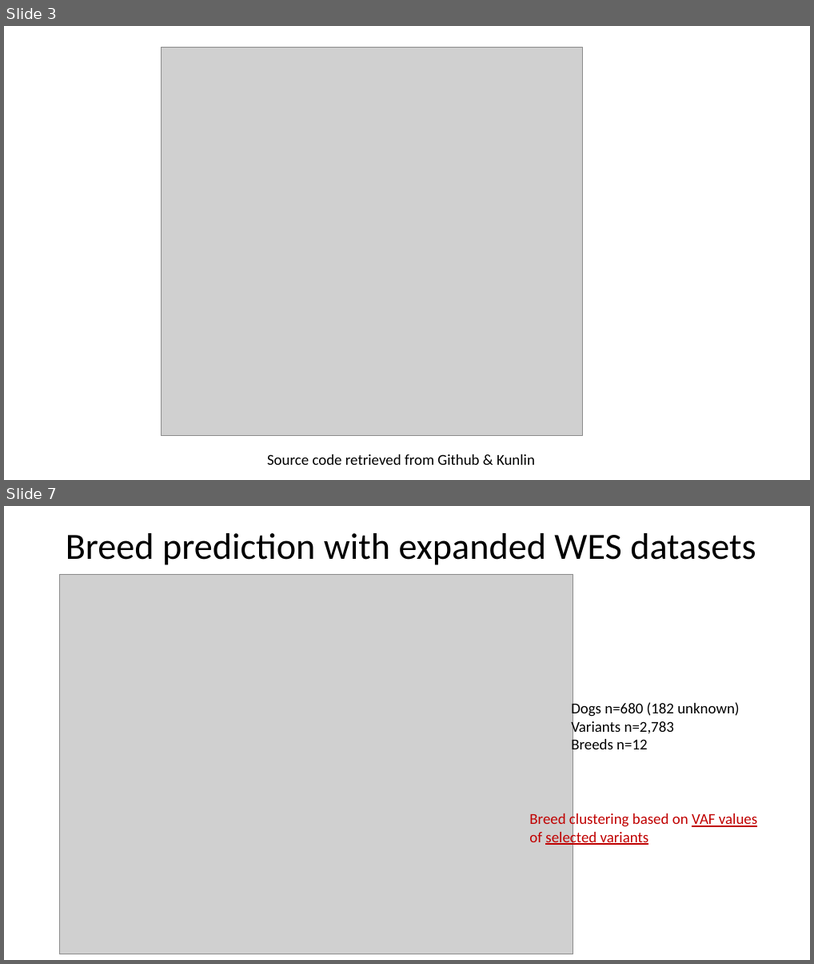
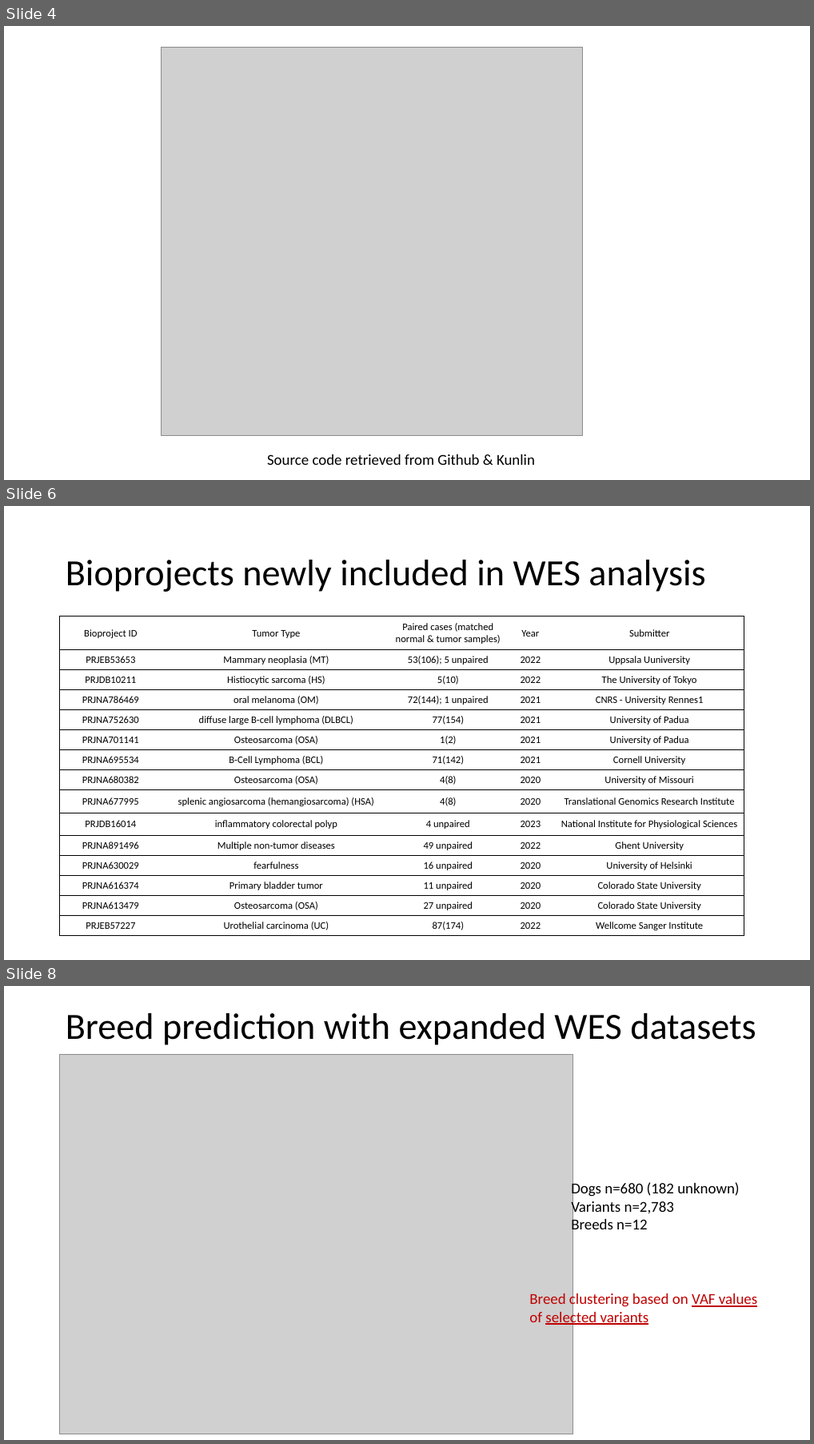
Before and after one commit to JingxuanChen7/canine_tumor_wes, a slide deck: doc/LabMeeting120123.pptx. Shown one above the other, each under a label of ours: slides 3 and 7 before the commit, slides 4, 6 and 8 after it; the slides between them are not shown. The pictures are 814x964 and 814x1444 pixels, drawn with LibreOffice and Linux fonts; fonts in the diff are those of the drawing; grey boxes stand for pictures. Boxes give left, top, right and bottom in pixels: in the first picture for what was removed or moved away, otherwise in the second. Text is boxed around its words. In the diff, an @@ line names an element or a change of style, - is before the commit and + after.

```diff
--- a/doc/LabMeeting120123.pptx
+++ b/doc/LabMeeting120123.pptx
@@ slide 6 added at [4, 506, 810, 960], background #FFFFFF @@
@@ title added at [66, 560, 706, 592], 44 pt, text #000000 @@
+Bioprojects newly included in WES analysis
@@ table added at [60, 616, 745, 936], 15 rows, 5 columns @@
+Bioproject ID | Tumor Type | Paired cases (matched normal & tumor samples) | Year | Submitter
+PRJEB53653 | Mammary neoplasia (MT) | 53(106); 5 unpaired | 2022 | Uppsala Uuniversity
+PRJDB10211 | Histiocytic sarcoma (HS) | 5(10) | 2022 | The University of Tokyo
+PRJNA786469 | oral melanoma (OM) | 72(144); 1 unpaired | 2021 | CNRS - University Rennes1
+PRJNA752630 | diffuse large B-cell lymphoma (DLBCL) | 77(154) | 2021 | University of Padua
+PRJNA701141 | Osteosarcoma (OSA) | 1(2) | 2021 | University of Padua
+PRJNA695534 | B-Cell Lymphoma (BCL) | 71(142) | 2021 | Cornell University
+PRJNA680382 | Osteosarcoma (OSA) | 4(8) | 2020 | University of Missouri
+PRJNA677995 | splenic angiosarcoma (hemangiosarcoma) (HSA) | 4(8) | 2020 | Translational Genomics Research Institute
+PRJDB16014 | inflammatory colorectal polyp | 4 unpaired | 2023 | National Institute for Physiological Sciences
+PRJNA891496 | Multiple non-tumor diseases | 49 unpaired | 2022 | Ghent University
+PRJNA630029 | fearfulness | 16 unpaired | 2020 | University of Helsinki
+PRJNA616374 | Primary bladder tumor | 11 unpaired | 2020 | Colorado State University
+PRJNA613479 | Osteosarcoma (OSA) | 27 unpaired | 2020 | Colorado State University
+PRJEB57227 | Urothelial carcinoma (UC) | 87(174) | 2022 | Wellcome Sanger Institute
@@ what was slide 3 is now slide 4 @@
@@ what was slide 7 is now slide 8 @@
```
Also in this commit, not shown: 5 slides changed.
